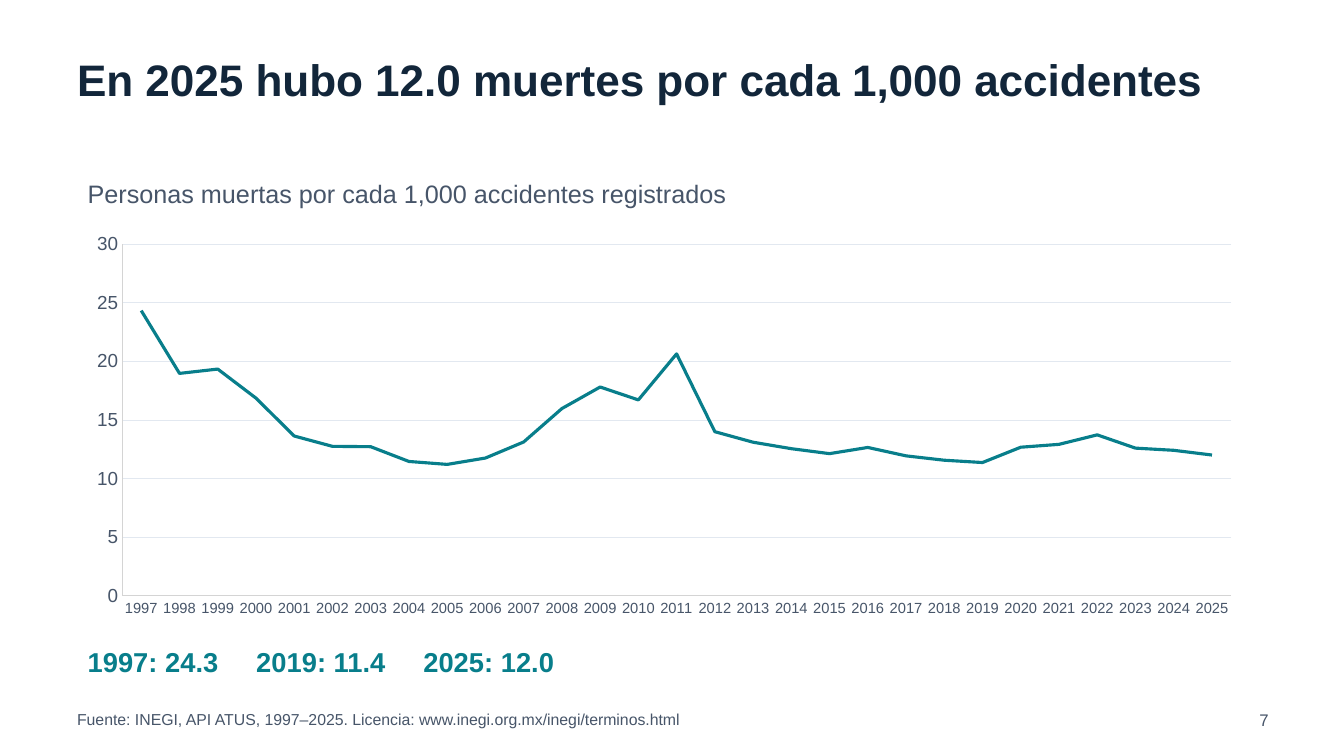
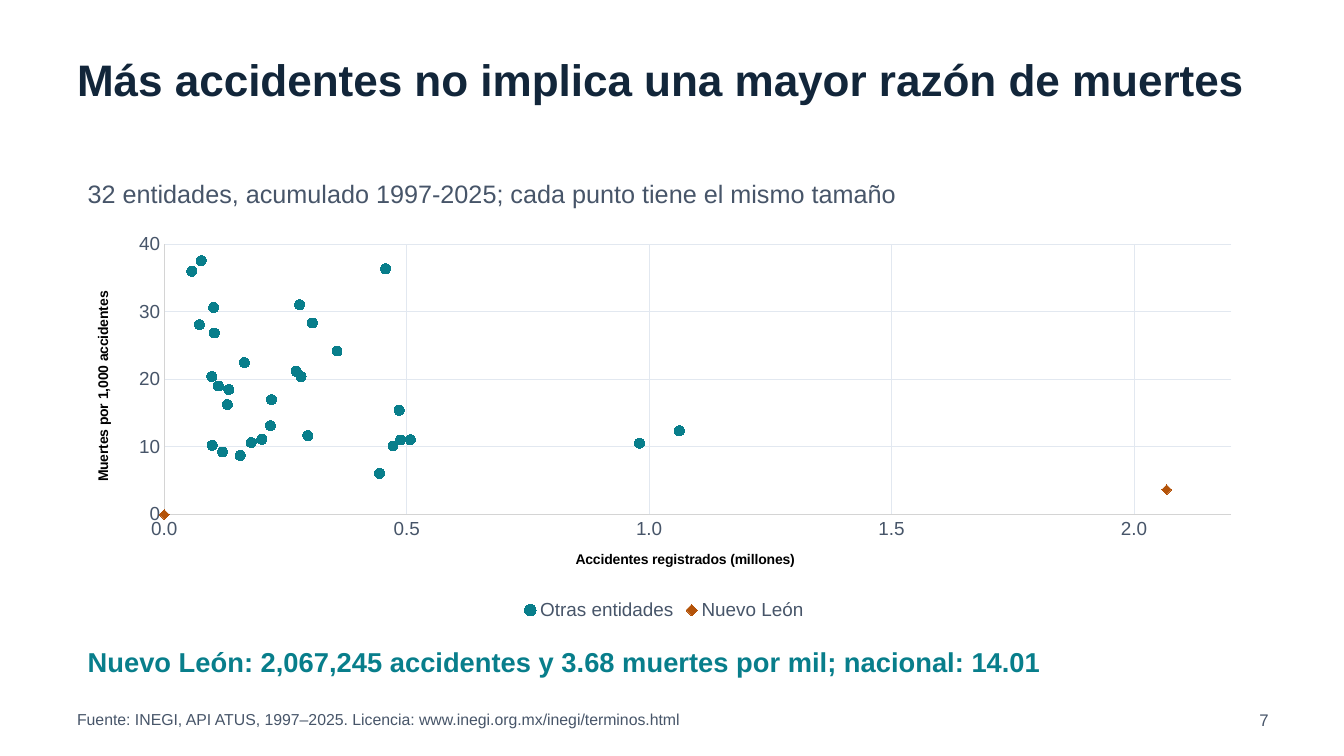
Before and after one commit to Gerar93Dot/Computo-cientifico-ok, a slide deck: slide 7 of docs/presentacion_ATUS_API.pptx. Drawn at 1344x756 pixels with LibreOffice and Linux fonts; fonts in the diff are those of the drawing. Boxes give left, top, right and bottom in pixels: in the first picture for what was removed or moved away, otherwise in the second. Text is boxed around its words. In the diff, an @@ line names an element or a change of style, - is before the commit and + after.

```diff
--- a/docs/presentacion_ATUS_API.pptx
+++ b/docs/presentacion_ATUS_API.pptx
@@ text at (77, 63, 1243, 104): text changed @@
-En 2025 hubo 12.0 muertes por cada 1,000 accidentes
+Más accidentes no implica una mayor razón de muertes
@@ text at (88, 184, 896, 209): text changed @@
-Personas muertas por cada 1,000 accidentes registrados
+32 entidades, acumulado 1997-2025; cada punto tiene el mismo tamaño
@@ line chart at (74, 226, 1255, 625) @@
@@ line chart to scatter chart @@
-categories: 1997, 1998, 1999, 2000, 2001, 2002, 2003, 2004, 2005, 2006, 2007, 2008, 2009, 2010, 2011, 2012, 2013, 2014, 2015, 2016, 2017, 2018, 2019, 2020, 2021, 2022, 2023, 2024, 2025
+categories: 
-Series 1: 24.3, 19, 19.4, 16.9, 13.6, 12.8, 12.7, 11.5, 11.2, 11.8, 13.1, 16, 17.8, 16.7, 20.6, 14, 13.1, 12.6, 12.1, 12.7, 11.9, 11.6, 11.4, 12.7, 12.9, 13.7, 12.6, 12.4, 12
+Otras entidades: (0.46, 36), (1.06, 12), (0.98, 11), (0.28, 31), (0.31, 28), (0.36, 24), (0.48, 15), (0.27, 21), (0.28, 20), (0.51, 11), (0.49, 11), (0.47, 10), (0.22, 17), (0.17, 22), (0.3, 12), (0.1, 31), (0.22, 13), (0.08, 38), (0.1, 27), (0.44, 6), (0.13, 18), (0.2, 11), (0.11, 19), (0.13, 16), (0.06, 36), (0.07, 28), (0.1, 20), (0.18, 11), (0.16, 9), (0.12, 9), (0.1, 10)
+Nuevo León: (2.07, 4)
@@ category axis title "" to "Accidentes registrados (millones) " @@
@@ value axis title "" to "Muertes por 1,000 accidentes " @@
@@ legend changed @@
@@ category axis changed @@
@@ value axis changed @@
@@ text at (88, 652, 1040, 677): text changed @@
-1997: 24.3 2019: 11.4 2025: 12.0
+Nuevo León: 2,067,245 accidentes y 3.68 muertes por mil; nacional: 14.01
```
Also in this commit, not shown: 4 other slides changed, 10 other files.
